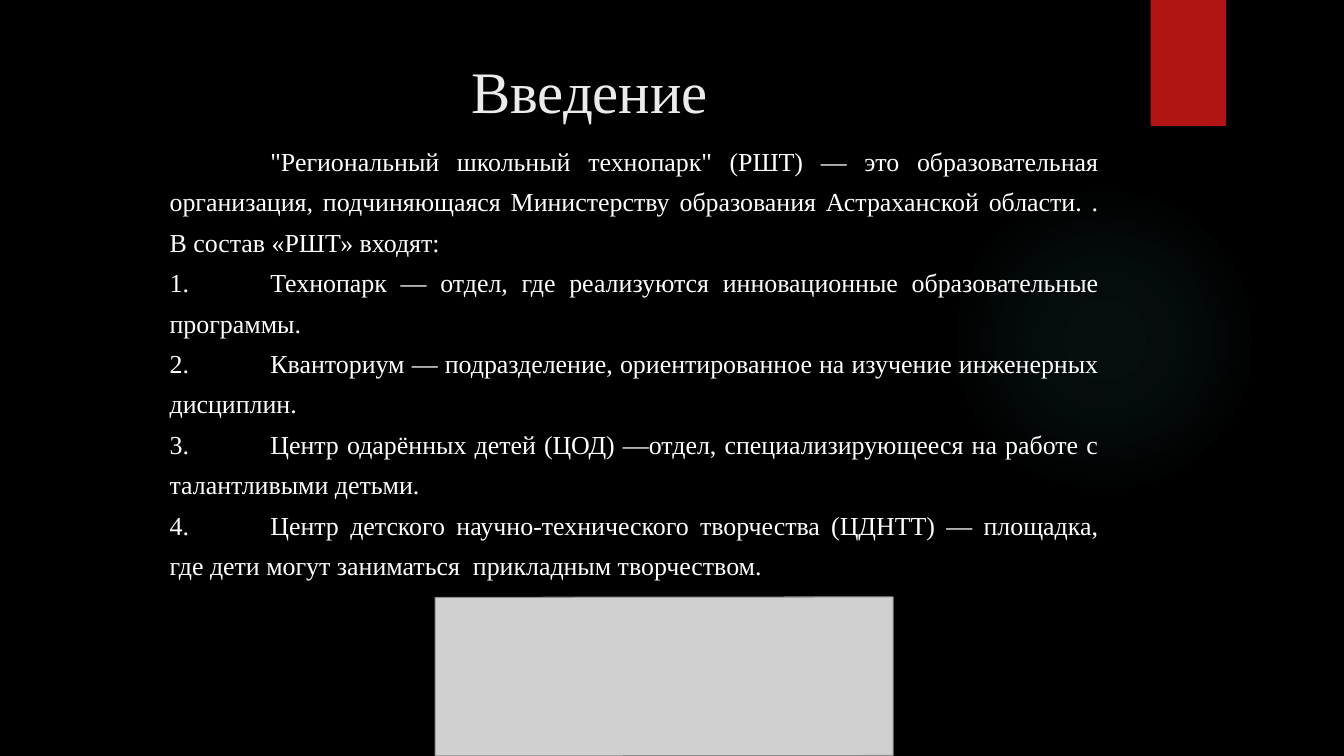
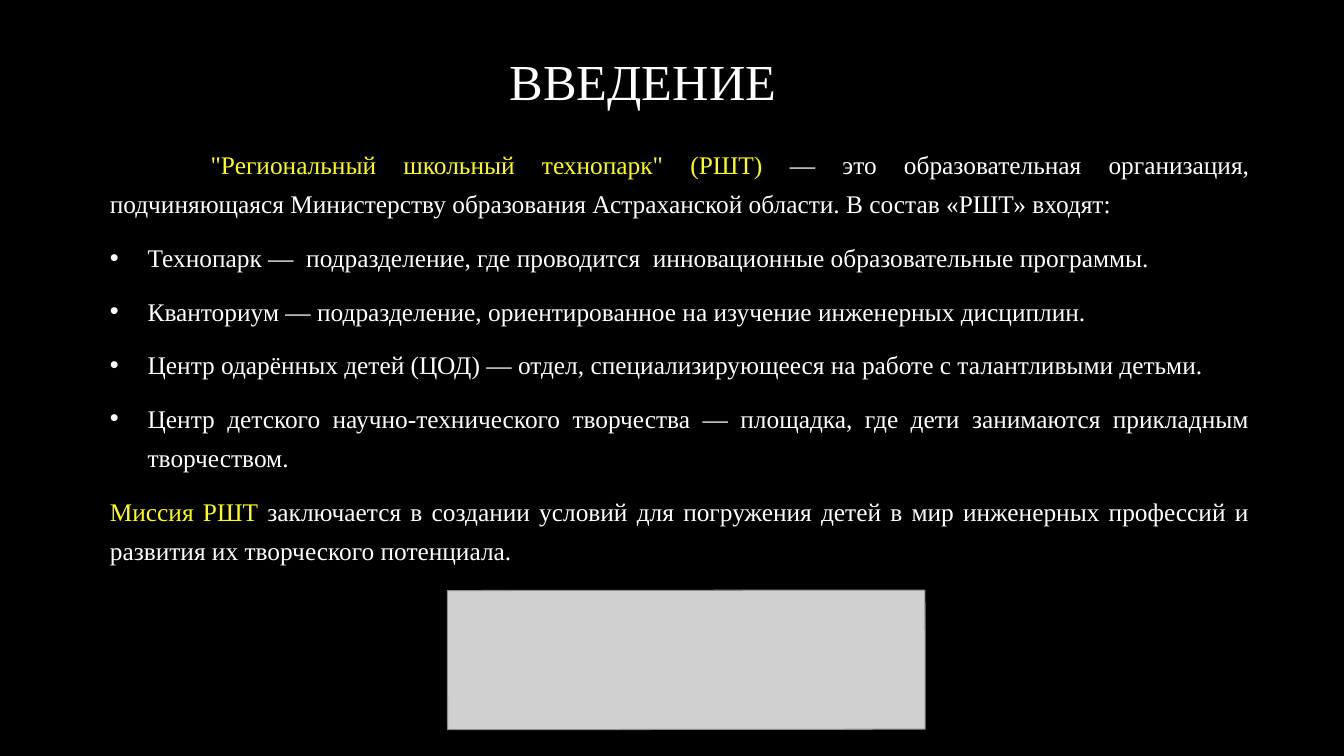
Before and after one commit to RAdKuzur/ASTU, a slide deck: slide 2 of Дипломная работа/Презентация Курсовая.pptx. Drawn at 1344x756 pixels with LibreOffice and Linux fonts; fonts in the diff are those of the drawing; grey boxes stand for pictures; background and template pictures are left out. Boxes give left, top, right and bottom in pixels: in the first picture for what was removed or moved away, otherwise in the second. Text is boxed around its words. In the diff, an @@ line names an element or a change of style, - is before the commit and + after.

```diff
--- a/Дипломная работа/Презентация Курсовая.pptx
+++ b/Дипломная работа/Презентация Курсовая.pptx
@@ title "ВВЕДЕНИЕ" at <box>510,67,777,110</box>: vertical alignment top to middle @@
@@ rectangle removed at <box>1150,0,1226,126</box> @@
@@ title at <box>510,67,777,110</box>: text changed; size 42 to 36 pt; text colour #EBEBEB to #FFFFFF @@
-Введение
+ВВЕДЕНИЕ
@@ text at <box>110,156,1250,566</box>: text changed; size 18.5 to 18.1 pt @@
-"Региональный школьный технопарк" (РШТ) — это образовательная организация, подчиняющаяся Министерству образования Астраханской области. . В состав «РШТ» входят:
-1. Технопарк — отдел, где реализуются инновационные образовательные программы.
-2. Кванториум — подразделение, ориентированное на изучение инженерных дисциплин.
-3. Центр одарённых детей (ЦОД) —отдел, специализирующееся на работе с талантливыми детьми.
-4. Центр детского научно-технического творчества (ЦДНТТ) — площадка, где дети могут заниматься прикладным творчеством.
+"Региональный школьный технопарк" (РШТ) — это образовательная организация, подчиняющаяся Министерству образования Астраханской области. В состав «РШТ» входят:
+• Технопарк — подразделение, где проводится инновационные образовательные программы.
+• Кванториум — подразделение, ориентированное на изучение инженерных дисциплин.
+• Центр одарённых детей (ЦОД) — отдел, специализирующееся на работе с талантливыми детьми.
+• Центр детского научно-технического творчества — площадка, где дети занимаются прикладным творчеством.
+Миссия РШТ заключается в создании условий для погружения детей в мир инженерных профессий и развития их творческого потенциала.
@@ ellipse removed at <box>949,185,1259,495</box> @@
@@ picture: place and size @@
-picture at <box>435,596,893,756</box>
+picture at <box>448,590,926,730</box>
```
Also in this commit, not shown: 14 other slides changed, 1 slide added, 7 slides removed.
